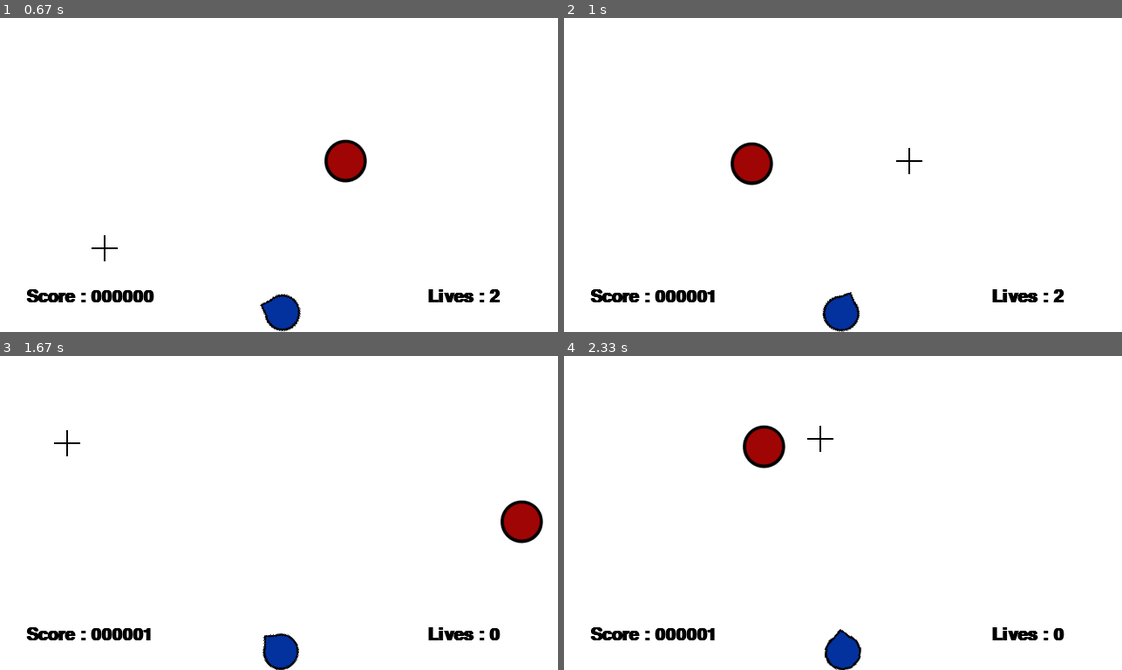
Above: before the commit, frames 1-4 (two rows, left to right).
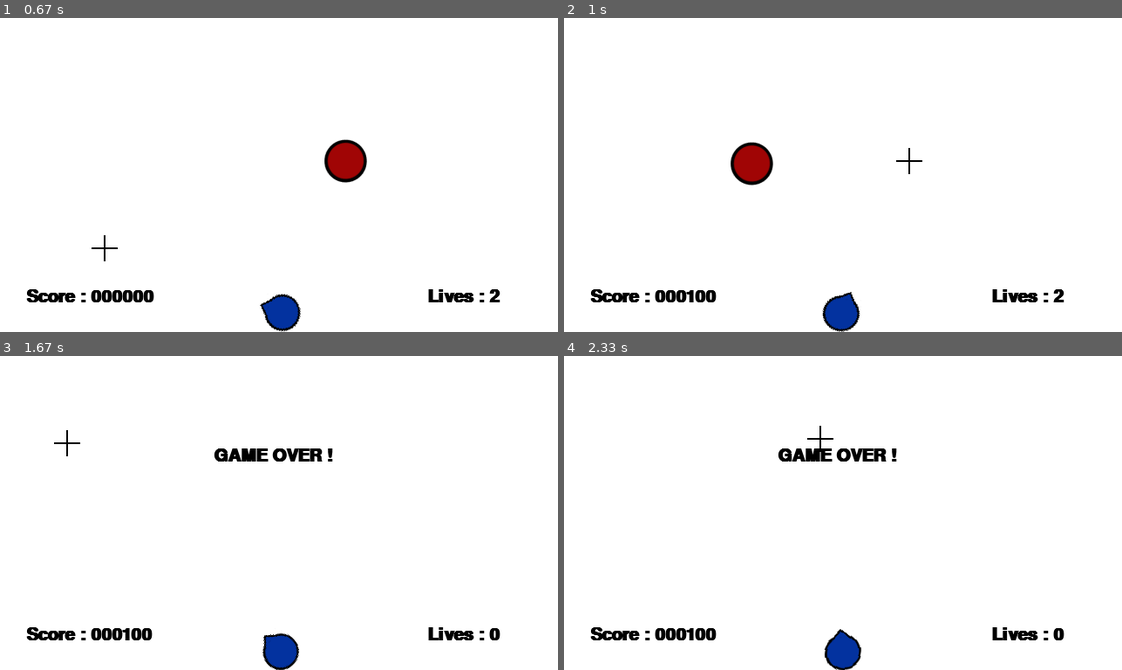
Above: after the commit, the same moments.

Repository: fanagiannis/DECK-COMMANDER
Game: pygame game, started from Game.py
Two runs of this game, one before a commit and one after it. Both use one fixed random seed, a clock stepped at 60 frames per second and the inputs below.
Inputs (mouse positions are in pixels of both pictures, inside the frame that each line leads up to):
- Up to frame 1 (0.67 s): press the mouse at (22, 39) at 0.37 s; move the mouse to (61, 143) at 0.47 s; release the mouse at (106, 247) at 0.6 s
- Up to frame 2 (1 s): click (909, 162) at 0.72 s
- Up to frame 3 (1.67 s): click (262, 497) at 1.05 s; press the mouse at (362, 572) at 1.37 s; move the mouse to (212, 509) at 1.47 s; release the mouse at (66, 443) at 1.6 s
- Up to frame 4 (2.33 s): click (664, 544) at 1.72 s; click (820, 437) at 2.05 s

Frame 1 is identical in both runs. In frame 2, 0.1% of the frame differs, in the area x 21-28%, y 86-91%; in frame 3, 1.6%, in the area x 21-98%, y 29-91%; in frame 4, 1.6%.

Commit message:
GAME V0.0.5 GAME OVER MESSAGE

Diff:
--- a/Game.py
+++ b/Game.py
@@ -51,16 +51,16 @@
         if self.Fired==False:
             self.Fired=True
             self.pos = self.rect.center
-            print("1 ",self.Fired)
-            print("BANG")
-            screen_effect(color_yellow)
             if P.lives>0:
+                print("1 ",self.Fired)
+                print("BANG")
+                screen_effect(color_yellow)
                 if self.rect.colliderect(t.rect):
-                    P.score+=1
+                    P.score+=score_value
                 else:
                     P.lives-=1
-            self.Fired=False
-            print("2 ",self.Fired)
+                self.Fired=False
+                print("2 ",self.Fired)
 
     def update (self):
         #self.fire()
@@ -96,6 +96,7 @@
         self.posy=display_height-self.offset
         self.pos=(self.posx,self.posy)
         self.rect.center=self.pos
+        self.canfire=True
 
         self.score=0
         self.lives=3
@@ -106,11 +107,7 @@
         self.image_rotated=pygame.transform.rotate(self.image,-self.angle)
         self.rect_rotated=self.image_rotated.get_rect(center=self.rect.center)
 
-    def check_game_over(self):
-        pass
-
     def update(self):
-        self.check_game_over()
         self.rotation()
 
 #+++++FUNSTIONS++++++
@@ -131,9 +128,6 @@
 def game_init():
     pygame.mouse.set_visible(False)
 
-    global game_over
-    game_over=False
-
     global ads
     ads=Aim()
 
@@ -143,27 +137,33 @@
     global P
     P=Player()
 
-    global score_message_pos,lives_message_pos
+    global score_message_pos,lives_message_pos,game_over_message_pos
     score_message_pos=(30,display_height-50)
     lives_message_pos=(display_width-150,display_height-50)
+    game_over_message_pos=(display_width/2-75,display_height/2-75)
+
+    global score_value
+    score_value=100
 
 
 def spawner():
-    display_window.blit(t.image,t.rect) #Target Spawn
+    score_live="%06d" % P.score
+    score_message_text= "Score : "+ score_live #ADD ZEROES BEFORE SCORE
+    lives_message_text= "Lives : "+ str(P.lives)
+    game_over_message_text="GAME OVER ! "
+
+    if P.lives>0:
+        display_window.blit(t.image,t.rect) #Target Spawn
+    else:
+        message(game_over_message_text,color_black,game_over_message_pos)
     display_window.blit(ads.image,ads.rect) #Aim Spawn
     display_window.blit(P.image_rotated,P.rect_rotated) #PlayerSpawn
 
-    score_live="%06d" % P.score
-    score_message_text= "Score : "+ score_live #ADD ZEROES BEFORE SCORE
-    lives_message_text= "Lives : "+ str(P.lives)
     message(score_message_text,color_black,score_message_pos)
     message(lives_message_text,color_black,lives_message_pos)
 
     ads.update()
     P.update()
-
-def Conditions():
-    game_over=P.check_game_over()
 
 def eventhandler():
     if event.type==QUIT :
@@ -184,7 +184,7 @@
         eventhandler()
 
     spawner()
-    Conditions()
+    #Conditions()
 
     pygame.display.update()
     game_clock.tick(FPS)
